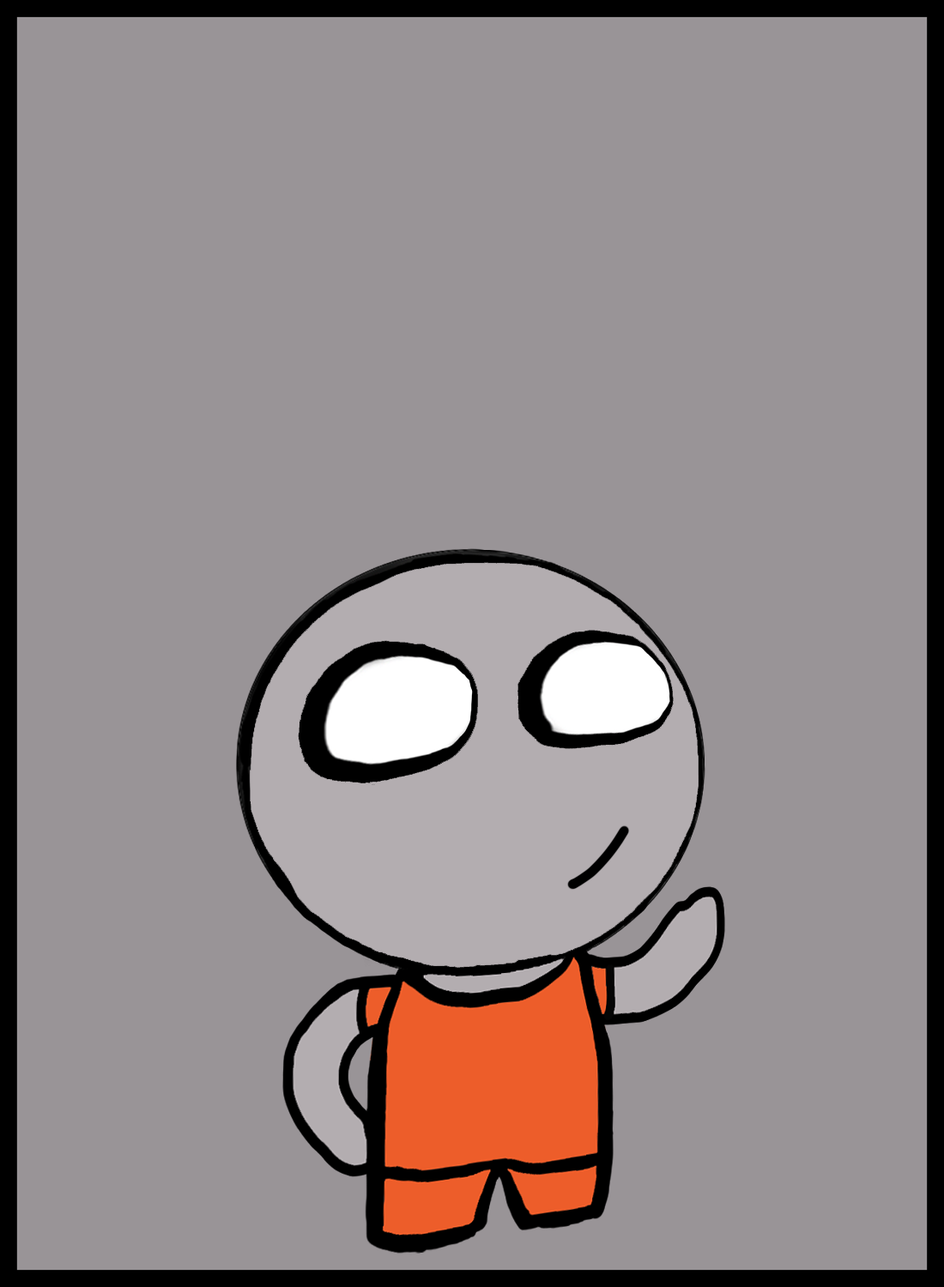
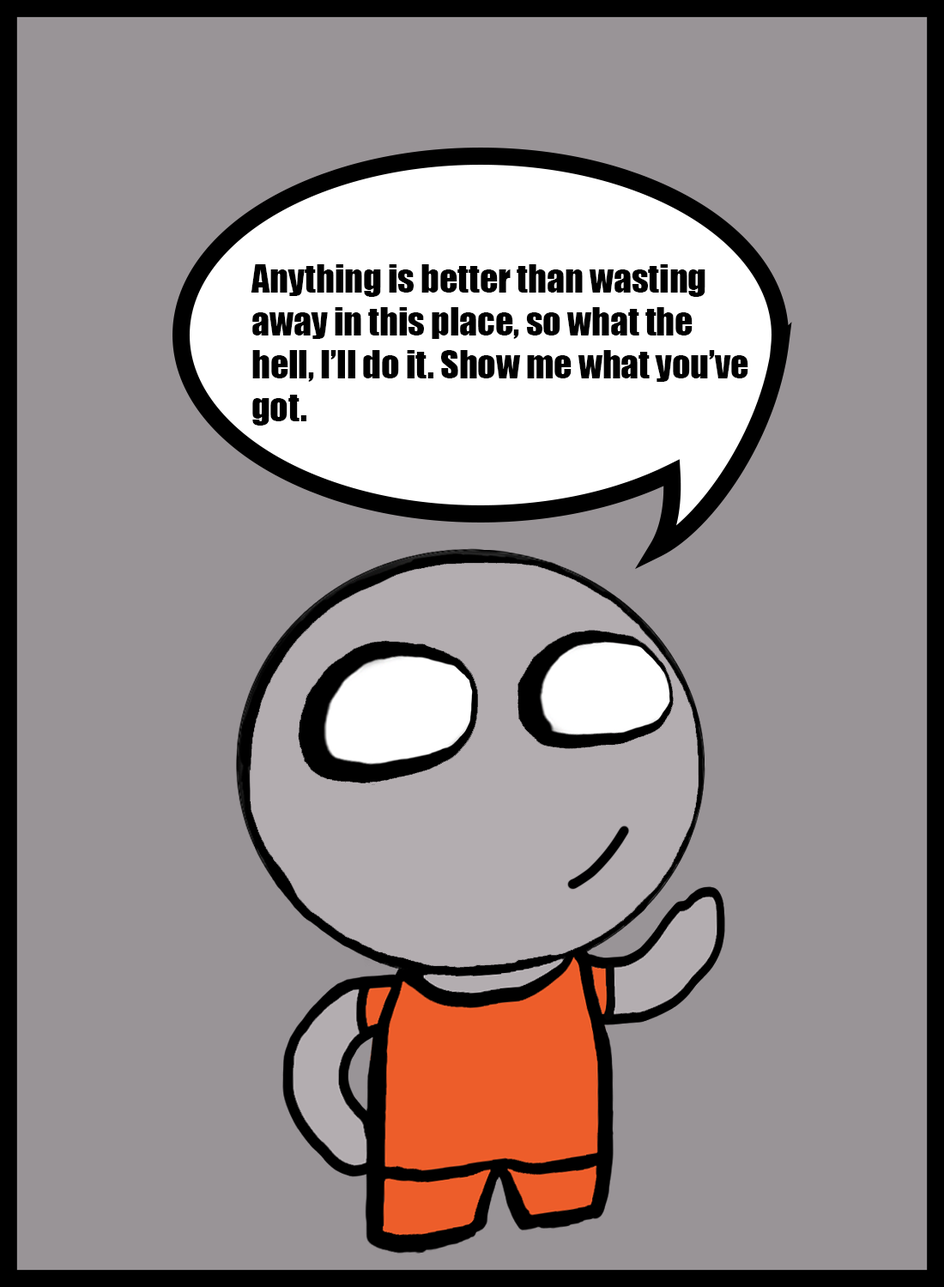
Layer changes from the first 944 × 1287 image to the second:
added layer "Anything is better than wasting away in this place, so what the" above "Talk 2 1" over <box>250,264,749,426</box>
added layer "Talk 2 1" above "Rectangle 1" over <box>172,147,793,570</box>
